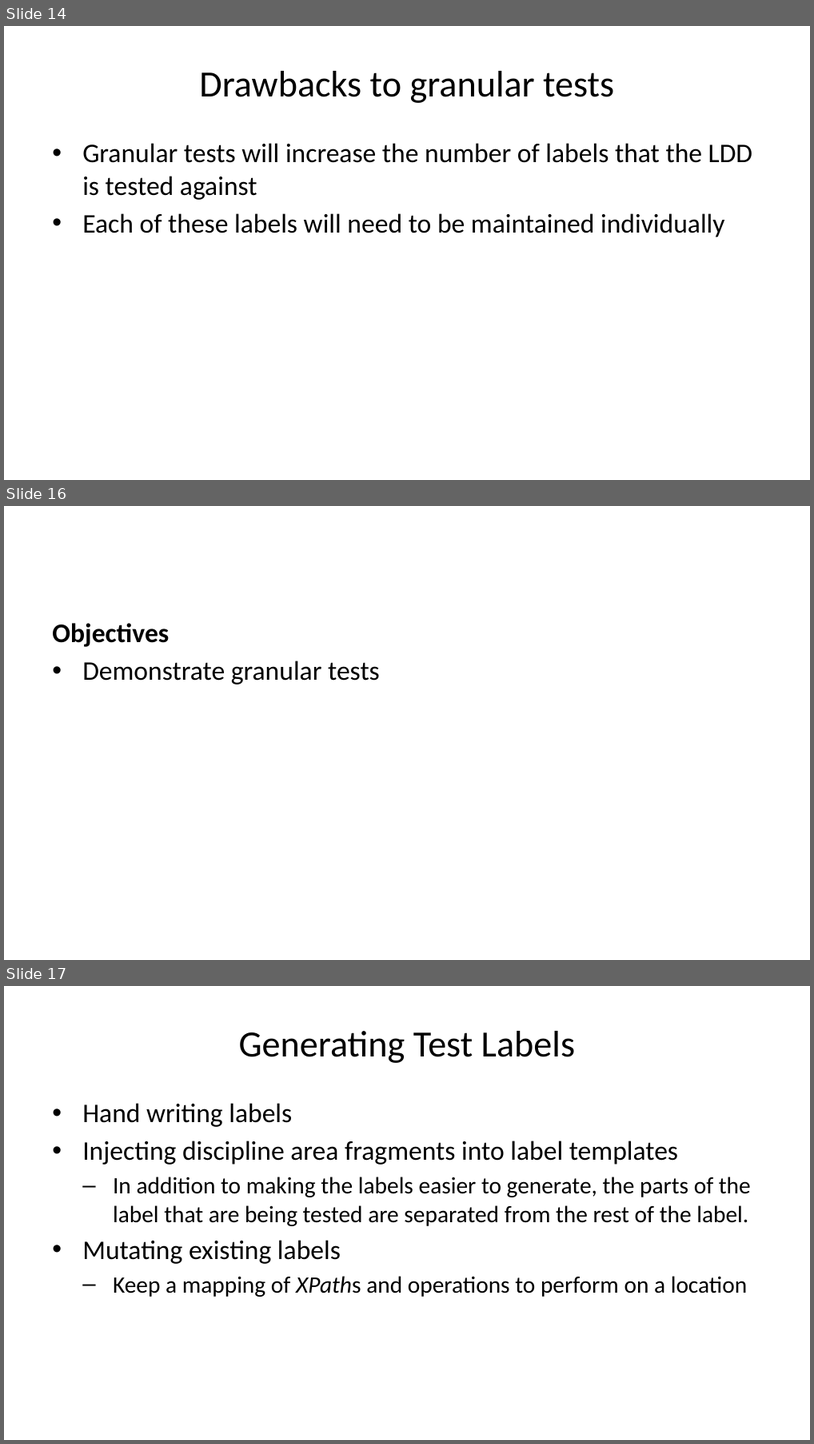
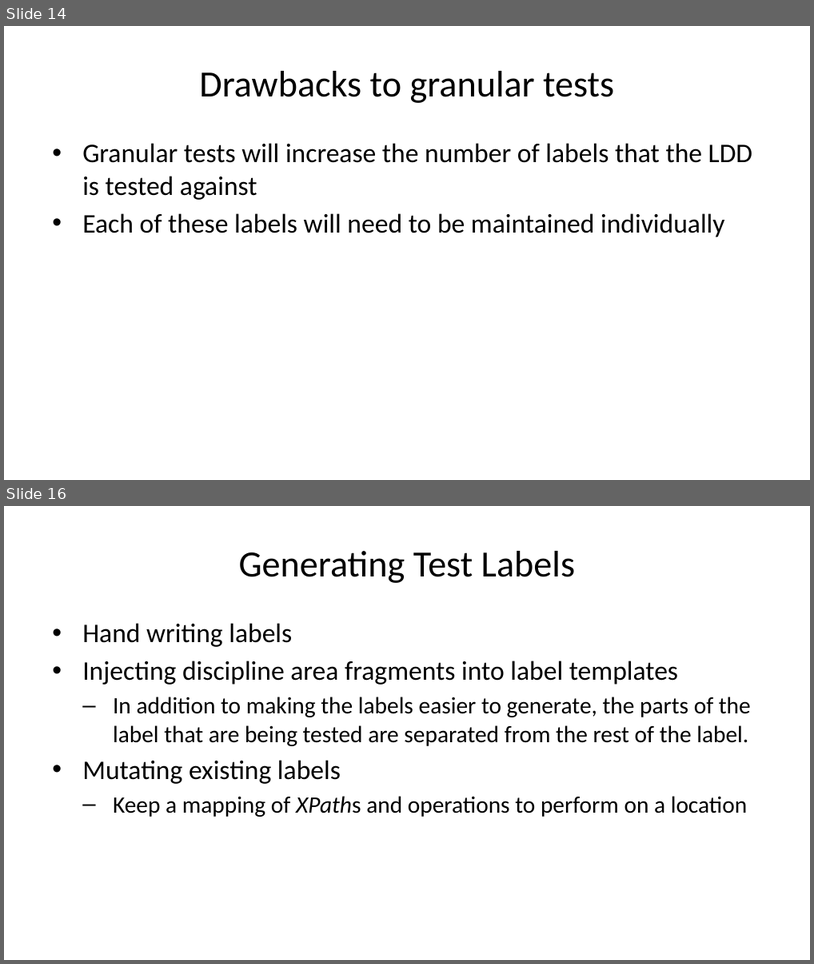
Before and after one commit to sbn-psi/dmsp, a slide deck: LDDTesting/stone-LDDTestingPrinciples.pptx. Shown one above the other, each under a label of ours: slides 14, 16 and 17 before the commit, slides 14 and 16 after it; the slides between them are not shown. The pictures are 814x1444 and 814x964 pixels, drawn with LibreOffice and Linux fonts; fonts in the diff are those of the drawing. Boxes give left, top, right and bottom in pixels: in the first picture for what was removed or moved away, otherwise in the second. Text is boxed around its words. In the diff, an @@ line names an element or a change of style, - is before the commit and + after.

Commit message:
Added objectives for the tools

```diff
--- a/LDDTesting/stone-LDDTestingPrinciples.pptx
+++ b/LDDTesting/stone-LDDTestingPrinciples.pptx
@@ slide 16 removed at (x1=4, y1=506, x2=810, y2=960), background #FFFFFF @@
@@ text removed at (x1=52, y1=623, x2=380, y2=684) @@
-Objectives
-• Demonstrate granular tests
@@ what was slide 17 is now slide 16 @@
```
Also in this commit, not shown: 4 slides changed, 1 other slide removed, 1 other file.
